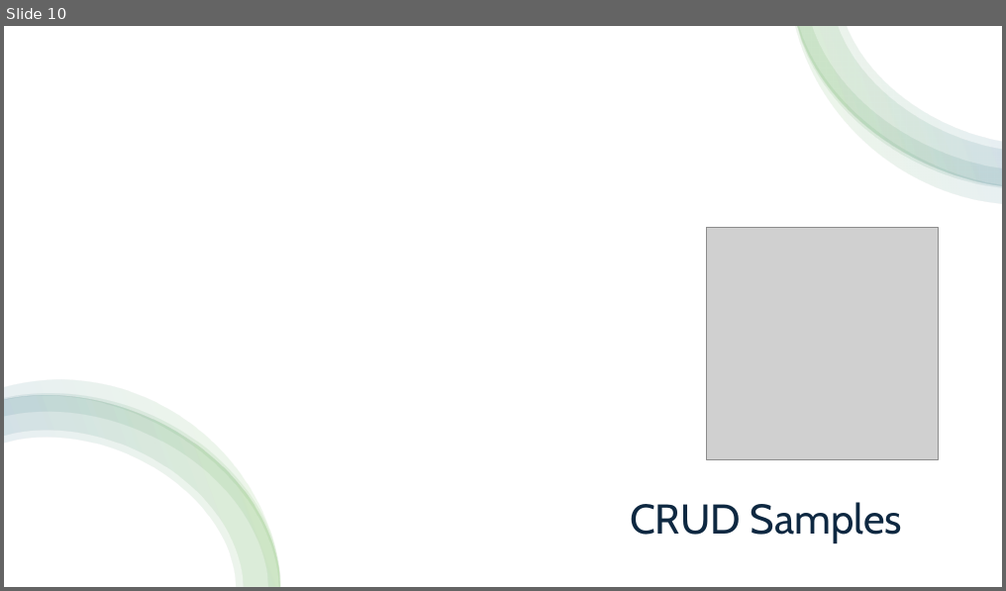
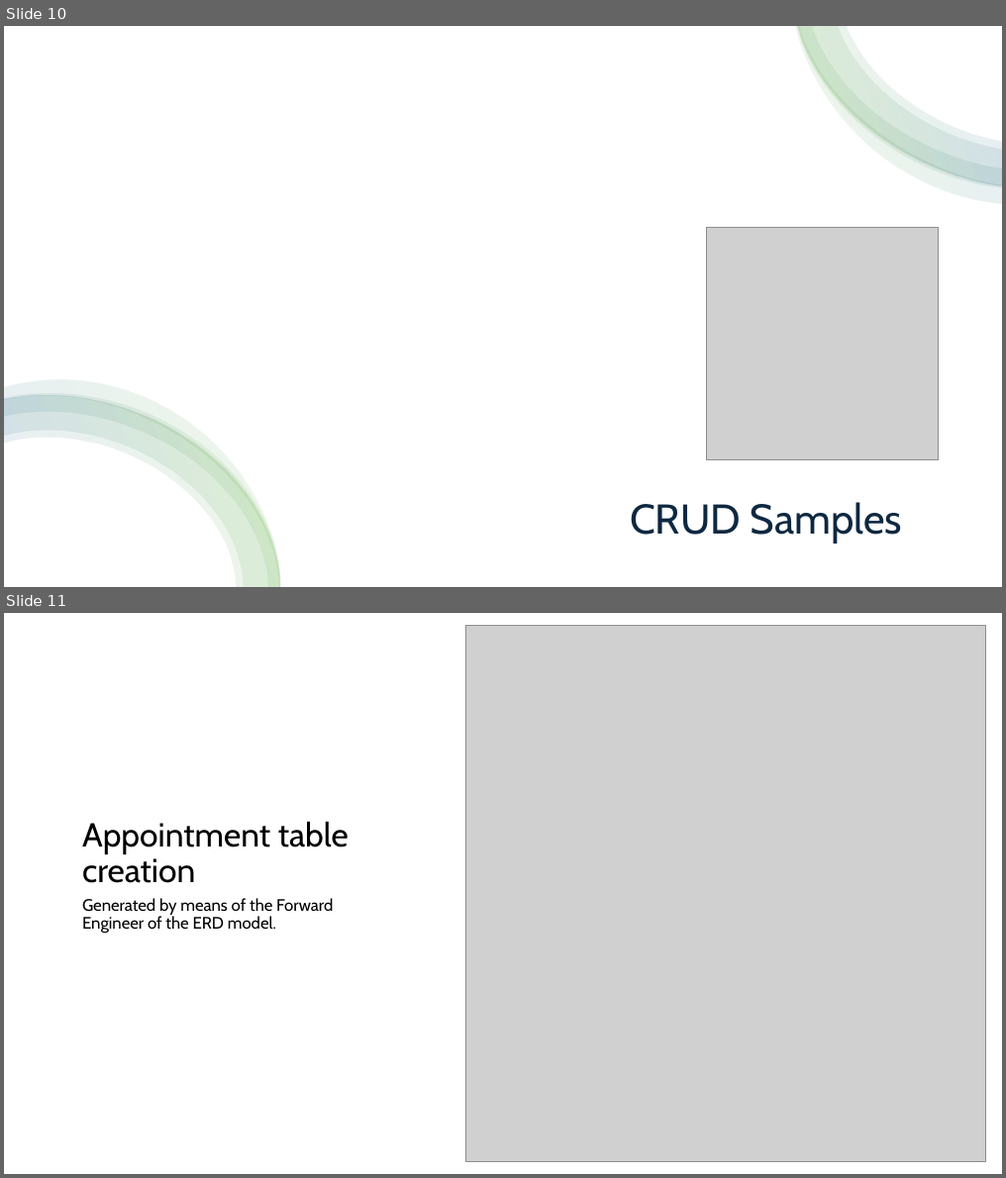
Before and after one commit to nbird11/hospital-sql, a slide deck: Hospital Management System.pptx. Shown one above the other, each under a label of ours: slide 10 before the commit, slides 10 and 11 after it. The pictures are 1006x591 and 1006x1178 pixels, drawn with LibreOffice and Linux fonts; fonts in the diff are those of the drawing; grey boxes stand for pictures. Boxes give left, top, right and bottom in pixels: in the first picture for what was removed or moved away, otherwise in the second. Text is boxed around its words. In the diff, an @@ line names an element or a change of style, - is before the commit and + after.

```diff
--- a/Hospital Management System.pptx
+++ b/Hospital Management System.pptx
@@ slide 11 added at <box>4,613,1002,1174</box>, background #FFFFFF @@
@@ picture added at <box>465,626,985,1162</box> @@
@@ title added at <box>82,821,349,883</box>, 32 pt, text #000000 @@
+Appointment table creation
@@ text added at <box>82,898,333,934</box>, 16 pt, text #000000 @@
+Generated by means of the Forward Engineer of the ERD model.
```
Also in this commit, not shown: 1 other slide added.
